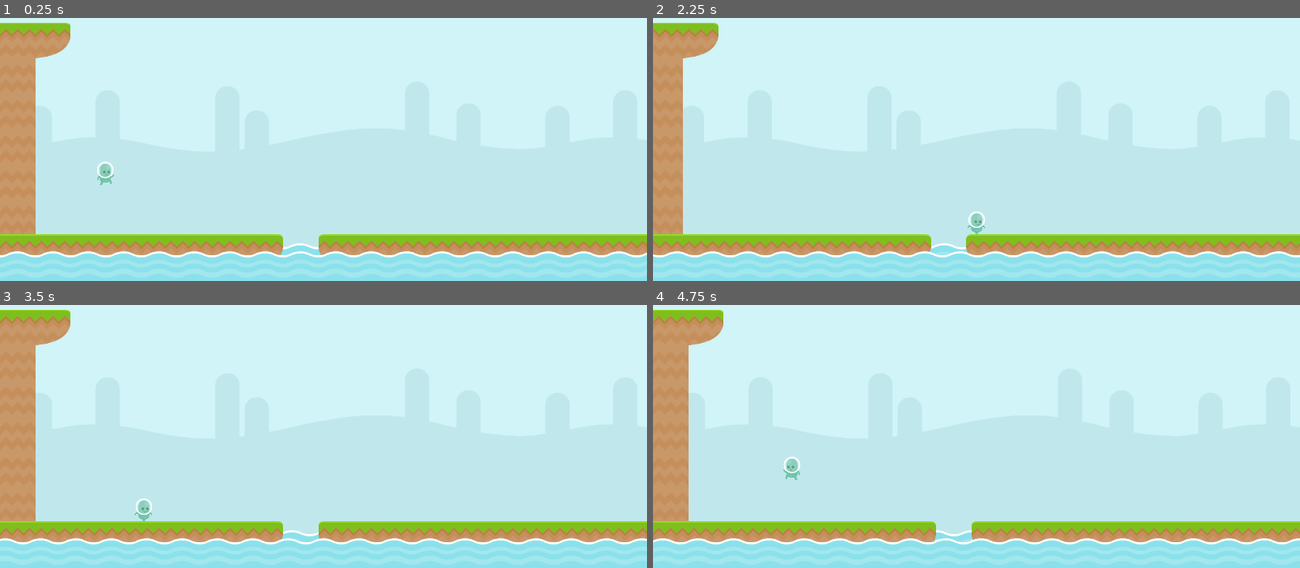
Above: before the commit, frames 1-4 (two rows, left to right).
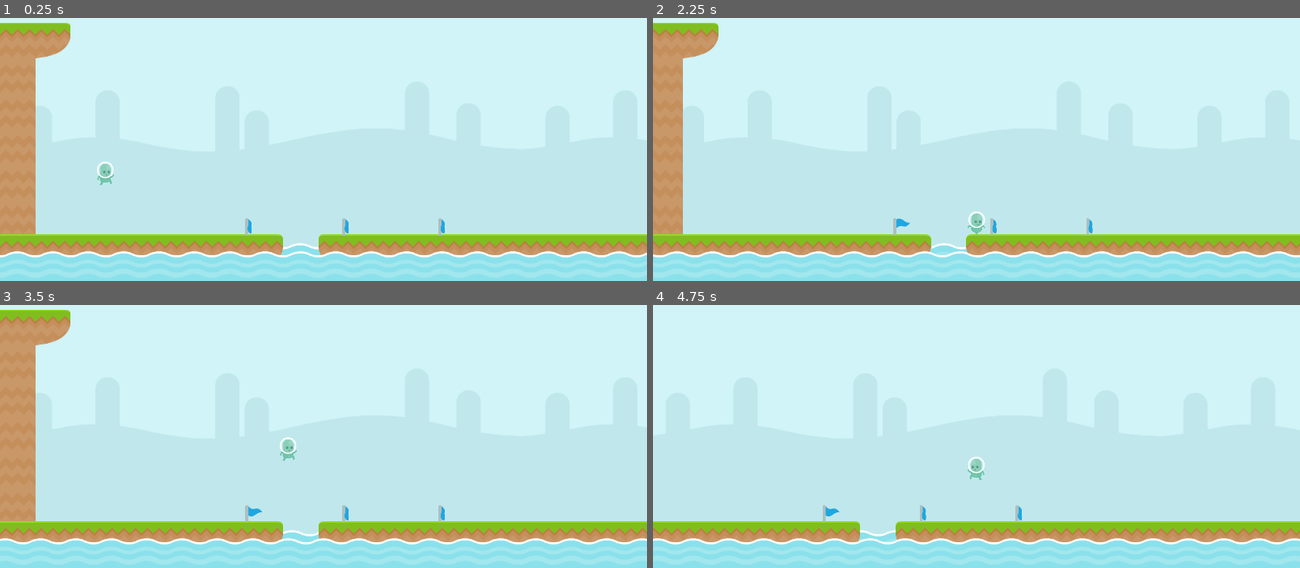
Above: after the commit, the same moments.

Repository: RafaelForbeck/the-way
Game: Godot game, scene res://scenes/phase.tscn
Two runs of this game, one before a commit and one after it. Both use one fixed random seed, a clock stepped at 60 frames per second and the inputs below.
Inputs:
- Up to frame 1 (0.25 s): no input
- Up to frame 2 (2.25 s): tap Enter (jump) at 0.5, 0.77, 1.52 s; hold S (duck) 0.53-1.28 s; hold Right (move_right) 0.53-2.03 s; tap S (duck) at 1.35 s; hold Left (move_left) from 2.03 s (still down); hold S (duck) from 2.03 s (still down)
- Up to frame 3 (3.5 s): release Left (move_left) at 2.78 s; release S (duck) at 2.78 s; hold Right (move_right) from 2.78 s (still down); tap S (duck) at 2.85 s; tap Enter (jump) at 3.02 s
- Up to frame 4 (4.75 s): hold S (duck) 3.53-4.28 s; tap Enter (jump) at 3.77, 4.52 s; release Right (move_right) at 4.28 s; hold Left (move_left) from 4.28 s (still down); tap S (duck) at 4.35 s

The runs differ from the first frame. In frame 1, 0.2% of the frame differs, in the area x 37-69%, y 76-83%; in frame 2, 0.2%; in frame 3, 0.5%; in frame 4, 8.6%, in the area x 0-100%, y 1-92%.

Commit message:
feat: creates checkpoints

Diff:
--- /dev/null
+++ b/entities/checkpoint.tscn
@@ -0,0 +1,51 @@
+[gd_scene load_steps=7 format=3 uid="uid://nb2pk5clhgbv"]
+
+[ext_resource type="Script" path="res://scripts/checkpoint.gd" id="1_4aw3h"]
+[ext_resource type="Texture2D" uid="uid://82lrggvd6ph3" path="res://sprites/flagBlueHanging.png" id="2_x4faq"]
+[ext_resource type="Texture2D" uid="uid://fsxv11ebmmqy" path="res://sprites/flagBlue.png" id="3_rfc7d"]
+[ext_resource type="Texture2D" uid="uid://bjl8nkwb3yp1i" path="res://sprites/flagBlue2.png" id="4_uyxo4"]
+
+[sub_resource type="SpriteFrames" id="SpriteFrames_8bgvr"]
+animations = [{
+"frames": [{
+"duration": 1.0,
+"texture": ExtResource("2_x4faq")
+}],
+"loop": true,
+"name": &"off",
+"speed": 5.0
+}, {
+"frames": [{
+"duration": 1.0,
+"texture": ExtResource("3_rfc7d")
+}, {
+"duration": 1.0,
+"texture": ExtResource("4_uyxo4")
+}],
+"loop": true,
+"name": &"on",
+"speed": 8.0
+}]
+
+[sub_resource type="RectangleShape2D" id="RectangleShape2D_mw5q0"]
+size = Vector2(8, 32)
+
+[node name="Checkpoint" type="Area2D"]
+position = Vector2(664, 392)
+collision_layer = 8
+script = ExtResource("1_4aw3h")
+
+[node name="AnimatedSprite2D" type="AnimatedSprite2D" parent="."]
+position = Vector2(1, -1)
+scale = Vector2(0.5, 0.5)
+sprite_frames = SubResource("SpriteFrames_8bgvr")
+animation = &"on"
+autoplay = "off"
+frame_progress = 0.158963
+
+[node name="CollisionShape2D" type="CollisionShape2D" parent="."]
+position = Vector2(-12, 0)
+shape = SubResource("RectangleShape2D_mw5q0")
+debug_color = Color(0.850667, 1, 0.36, 0.74902)
+
+[connection signal="body_entered" from="." to="." method="_on_body_entered"]
--- a/project.godot
+++ b/project.godot
@@ -55,6 +55,7 @@
 2d_physics/layer_1="player"
 2d_physics/layer_2="world"
 2d_physics/layer_3="water"
+2d_physics/layer_4="checkpoint"
 
 [physics]
 
--- a/scenes/phase.tscn
+++ b/scenes/phase.tscn
@@ -5,6 +5,7 @@
 [ext_resource type="Texture2D" uid="uid://ivms13rjeykx" path="res://sprites/tiles_spritesheet.png" id="2_6n70k"]
 [ext_resource type="Script" path="res://scripts/water.gd" id="3_kaqn4"]
 [ext_resource type="PackedScene" uid="uid://5rgmrnka8y3c" path="res://entities/player.tscn" id="3_nqrv7"]
+[ext_resource type="PackedScene" uid="uid://nb2pk5clhgbv" path="res://entities/checkpoint.tscn" id="6_r62uk"]
 
 [sub_resource type="Animation" id="Animation_4ttn1"]
 resource_name = "water"
@@ -258,8 +259,6 @@
 physics_layer_0/collision_layer = 2
 sources/0 = SubResource("TileSetAtlasSource_dor0i")
 
-[sub_resource type="CircleShape2D" id="CircleShape2D_d055b"]
-
 [node name="Phase" type="Node2D"]
 script = ExtResource("1_h5xau")
 
@@ -316,14 +315,18 @@
 tile_set = SubResource("TileSet_xi1i5")
 rendering_quadrant_size = 70
 
+[node name="Checkpoints" type="Node2D" parent="."]
+
+[node name="Checkpoint" parent="Checkpoints" groups=["checkpoints"] instance=ExtResource("6_r62uk")]
+position = Vector2(694, 405)
+
+[node name="Checkpoint2" parent="Checkpoints" groups=["checkpoints"] instance=ExtResource("6_r62uk")]
+position = Vector2(502, 405)
+
+[node name="Checkpoint3" parent="Checkpoints" groups=["checkpoints"] instance=ExtResource("6_r62uk")]
+position = Vector2(884, 405)
+
 [node name="Player" parent="." instance=ExtResource("3_nqrv7")]
 position = Vector2(208, 384)
 
-[node name="Checkpoint" type="Area2D" parent="."]
-position = Vector2(664, 392)
-
-[node name="CollisionShape2D" type="CollisionShape2D" parent="Checkpoint"]
-shape = SubResource("CircleShape2D_d055b")
-debug_color = Color(0.850667, 1, 0.36, 0.74902)
-
 [connection signal="body_entered" from="Water/DeathZone" to="." method="_on_death_zone_player_entered"]
--- /dev/null
+++ b/scripts/checkpoint.gd
@@ -0,0 +1,11 @@
+extends Area2D
+
+@onready var anim := $AnimatedSprite2D
+
+func _on_body_entered(body: Node2D) -> void:
+	get_tree().call_group("checkpoints", "off")
+	anim.play("on")
+	body.update_checkpoint(position)
+
+func off():
+	anim.play("off")
--- a/scripts/player.gd
+++ b/scripts/player.gd
@@ -1,4 +1,4 @@
-extends CharacterBody2D
+class_name Player extends CharacterBody2D
 
 enum PlayerState { IDLE, WALKING, JUMPING, DUCKING, HURTED }
 
@@ -144,3 +144,6 @@
 func respawn():
 	position = checkPointPosition
 	go_to_jumping_state()
+
+func update_checkpoint(new_position):
+	checkPointPosition = new_position
Binary file added: sprites/flagBlue.png
Not shown, added: sprites/flagBlue.png.import
Binary file added: sprites/flagBlue2.png
Not shown, added: sprites/flagBlue2.png.import
Binary file added: sprites/flagBlueHanging.png
Not shown, added: sprites/flagBlueHanging.png.import
